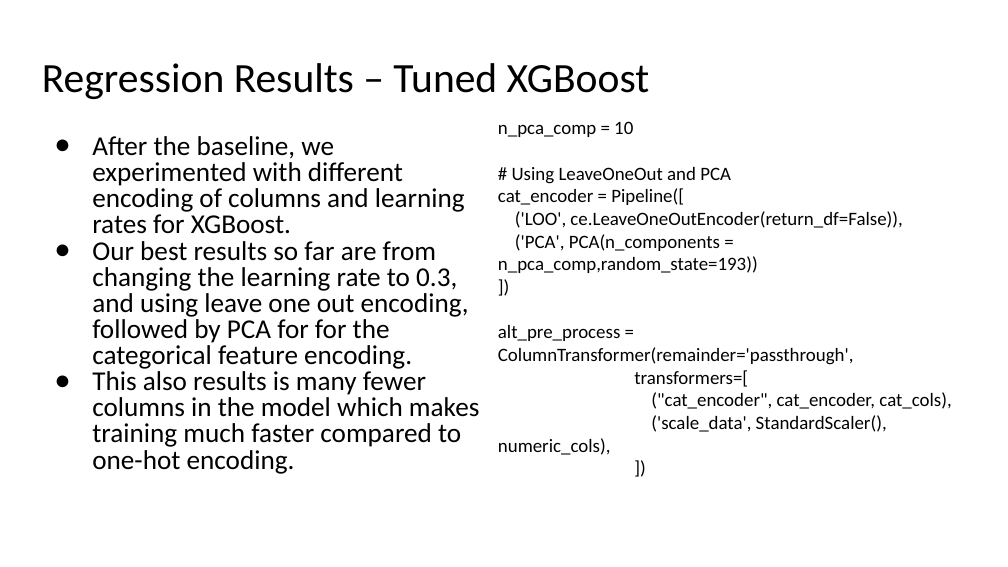
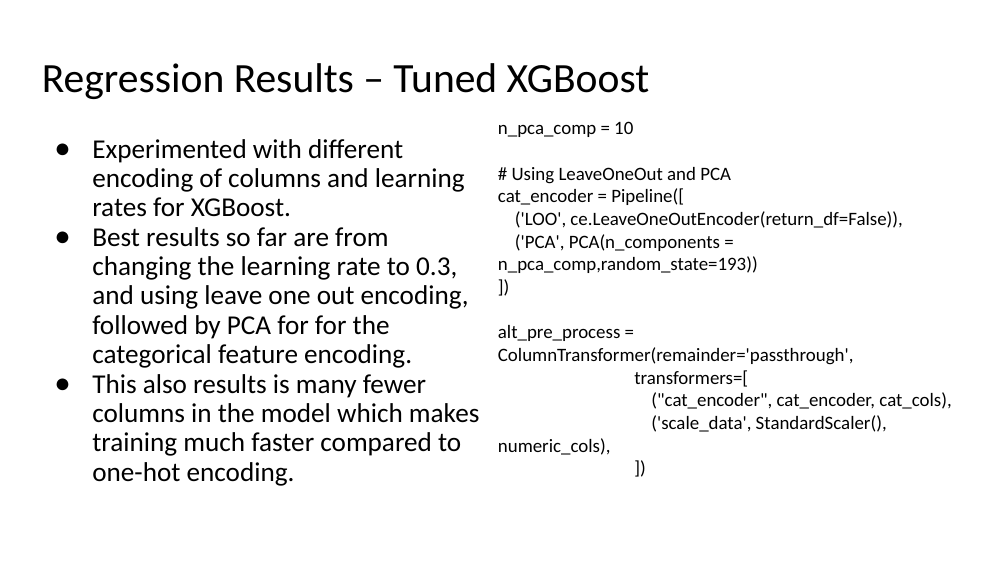
Before and after one commit to ranton256/used_car_sale_price_analysis, a slide deck: slide 24 of DSCI521_rna63_final_project_pres.pptx. Drawn at 1008x567 pixels with LibreOffice and Linux fonts; fonts in the diff are those of the drawing; background and template pictures are left out. Boxes give left, top, right and bottom in pixels: in the first picture for what was removed or moved away, otherwise in the second. Text is boxed around its words. In the diff, an @@ line names an element or a change of style, - is before the commit and + after.

```diff
--- a/DSCI521_rna63_final_project_pres.pptx
+++ b/DSCI521_rna63_final_project_pres.pptx
@@ text at (92, 139, 469, 368): text changed @@
-● After the baseline, we experimented with different encoding of columns and learning rates for XGBoost.
-● Our best results so far are from changing the learning rate to 0.3, and using leave one out encoding, followed by PCA for for the categorical feature encoding.
+● Experimented with different encoding of columns and learning rates for XGBoost.
+● Best results so far are from changing the learning rate to 0.3, and using leave one out encoding, followed by PCA for for the categorical feature encoding.
@@ text at (92, 374, 479, 486): line spacing 0.8 to 0.9 @@
```
Also in this commit, not shown: 14 other slides changed, 1 slide added, 1 slide removed, 4 other files.
